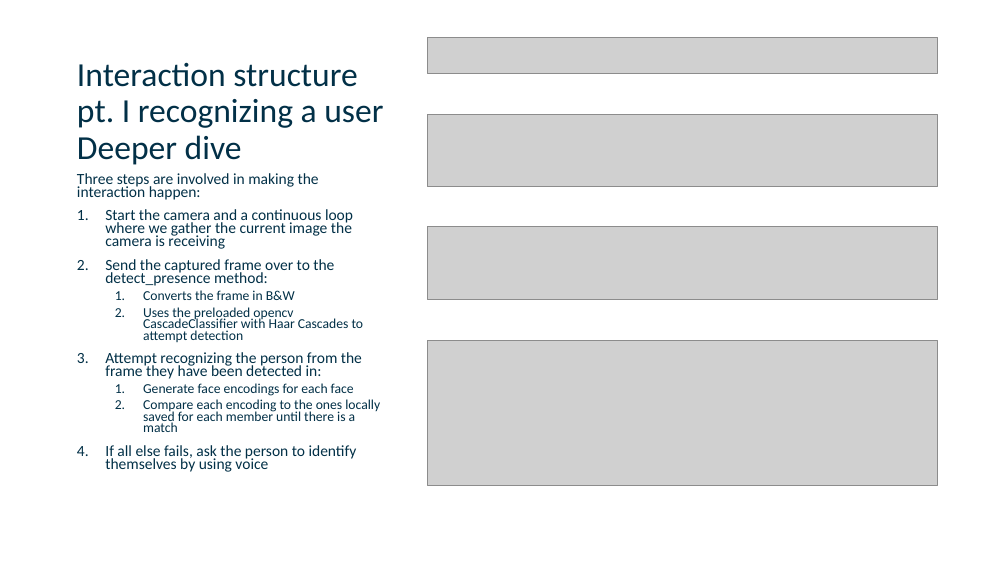
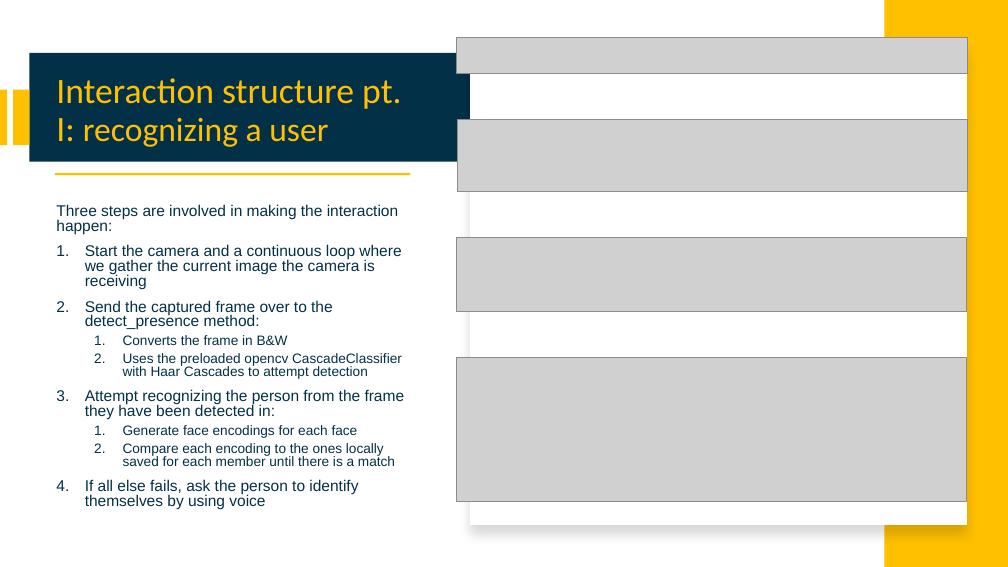
Before and after one commit to attennig/MultimodalMultiuserHomeAssistant, a slide deck: slide 7 of Multimodal personalized multiuser Home Assistant.pptx. Drawn at 1008x567 pixels with LibreOffice and Linux fonts; fonts in the diff are those of the drawing; grey boxes stand for pictures. Boxes give left, top, right and bottom in pixels: in the first picture for what was removed or moved away, otherwise in the second. Text is boxed around its words. In the diff, an @@ line names an element or a change of style, - is before the commit and + after.

```diff
--- a/Multimodal personalized multiuser Home Assistant.pptx
+++ b/Multimodal personalized multiuser Home Assistant.pptx
@@ rectangle added at [885, 0, 1008, 567], fill #FFC000 @@
@@ rectangle added at [29, 53, 470, 162], fill #023047 @@
@@ title "Interaction structure pt. I: recognizing ..." at [56, 78, 401, 147]: vertical alignment bottom to middle @@
@@ picture: place and size @@
-picture at [427, 37, 938, 73]
+picture at [457, 38, 967, 74]
@@ rectangle added at [470, 42, 967, 525], fill #FFFFFF @@
@@ rectangle added at [0, 89, 8, 145], fill #FFC000 @@
@@ rectangle added at [13, 89, 29, 145], fill #FFC000 @@
@@ title at [56, 78, 401, 147]: text changed; size 32 to 34 pt; text colour #023047 to #FFC000 @@
-Interaction structure pt. I recognizing a user
-Deeper dive
+Interaction structure pt. I: recognizing a user
@@ picture: place and size @@
-picture at [427, 115, 938, 187]
+picture at [457, 119, 968, 191]
@@ rectangle added at [55, 173, 411, 175], fill #FFC000 @@
@@ text "Three steps are involved in ...": place and size @@
-text "Three steps are involved in ..." at [77, 173, 380, 472]
+text "Three steps are involved in ..." at [56, 204, 405, 510]
@@ text "Three steps are involved in ..." at [56, 204, 405, 510]: font Calibri to Arial; line spacing 0.7 to 0.8; vertical alignment top to middle @@
@@ picture: place and size @@
-picture at [427, 226, 938, 299]
+picture at [457, 238, 967, 312]
@@ picture: place and size @@
-picture at [427, 341, 938, 485]
+picture at [457, 357, 967, 501]
```
Also in this commit, not shown: 6 other slides changed.
